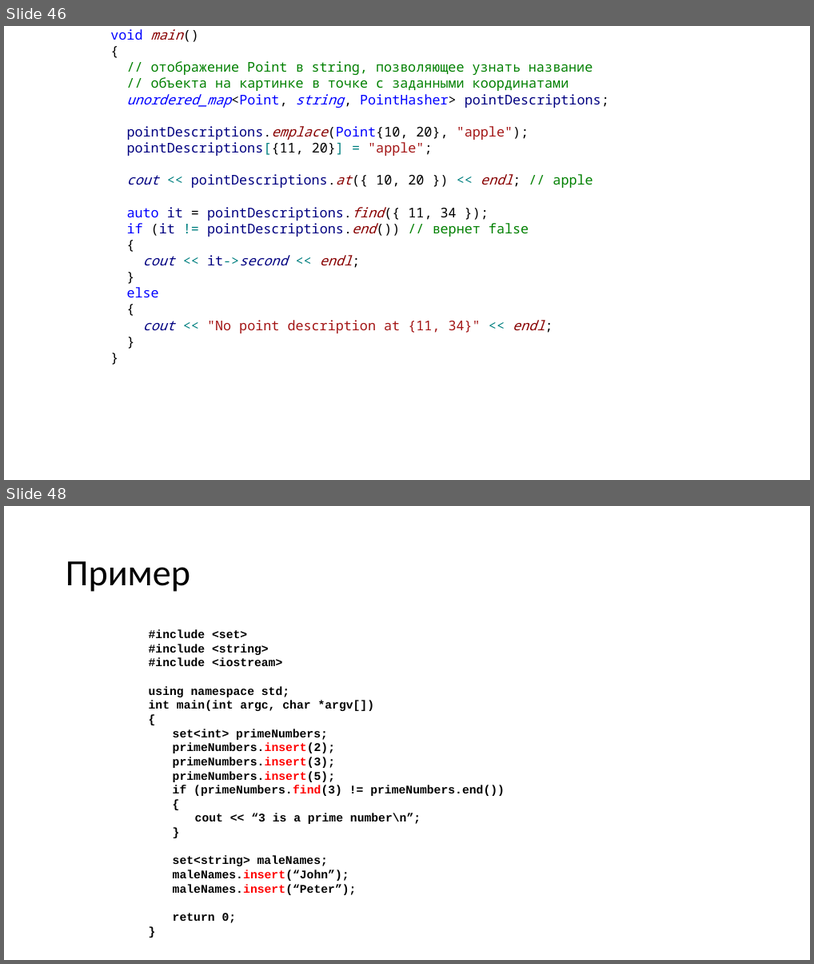
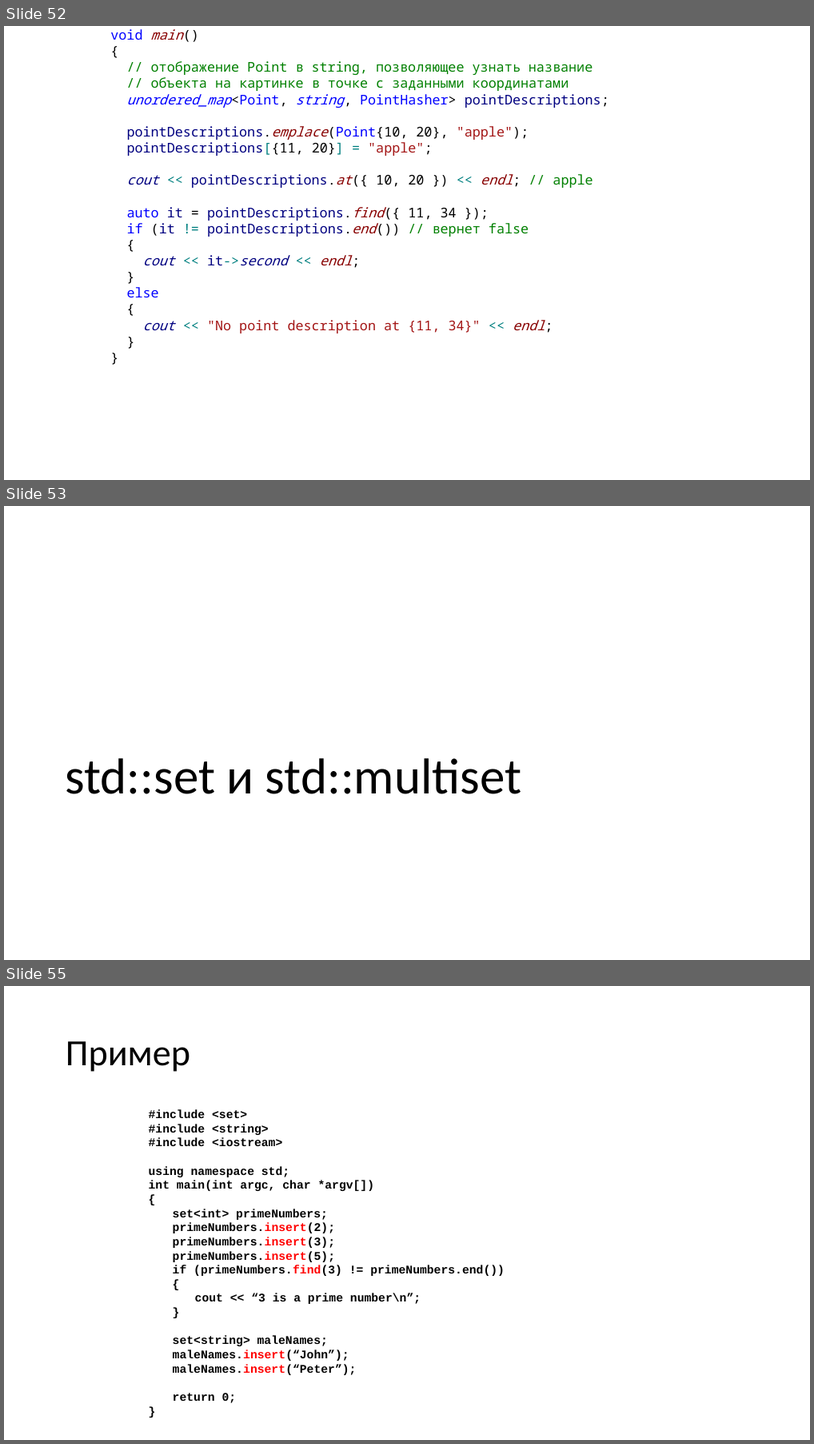
Before and after one commit to alexey-malov/oop, a slide deck: lectures/01/Стандартная библиотека.pptx. Shown one above the other, each under a label of ours: slides 46 and 48 before the commit, slides 52, 53 and 55 after it; the slides between them are not shown. The pictures are 814x964 and 814x1444 pixels, drawn with LibreOffice and Linux fonts; fonts in the diff are those of the drawing. Boxes give left, top, right and bottom in pixels: in the first picture for what was removed or moved away, otherwise in the second. Text is boxed around its words. In the diff, an @@ line names an element or a change of style, - is before the commit and + after.

```diff
--- a/lectures/01/Стандартная библиотека.pptx
+++ b/lectures/01/Стандартная библиотека.pptx
@@ slide 53 added at [4,506,810,960], background #FFFFFF @@
@@ title added at [65,758,522,794], 60 pt, text #000000 @@
+std::set и std::multiset
@@ what was slide 46 is now slide 52 @@
@@ what was slide 48 is now slide 55 @@
```
Also in this commit, not shown: 9 slides changed, 10 other slides added, 2 slides removed.
